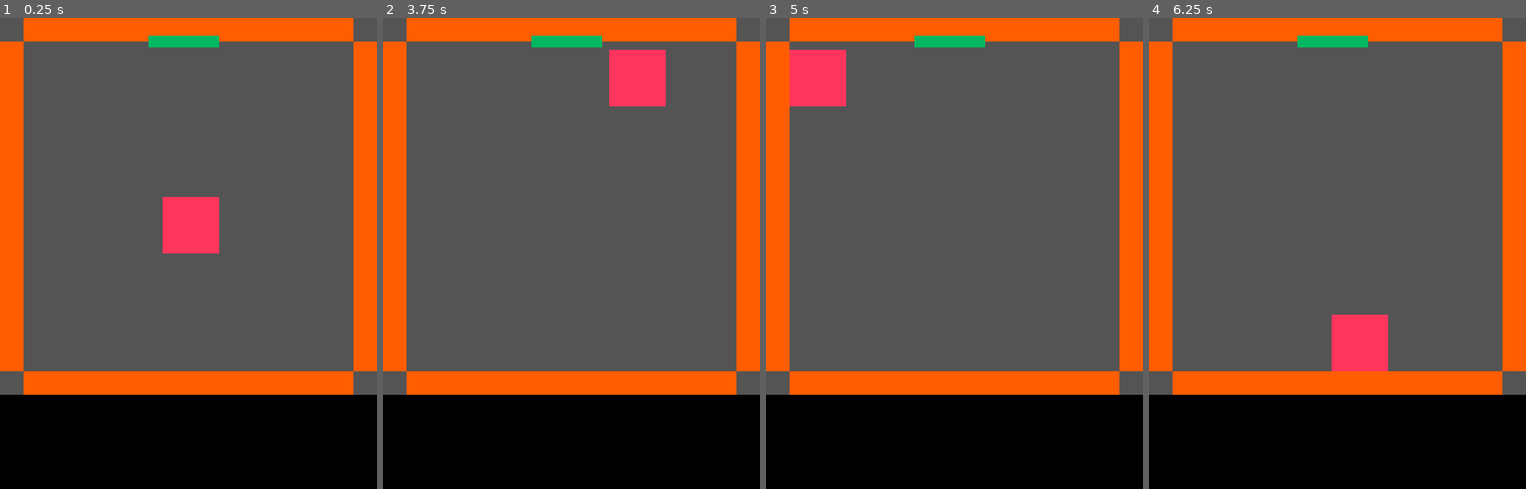
Above: before the commit, frames 1-4 (left to right).
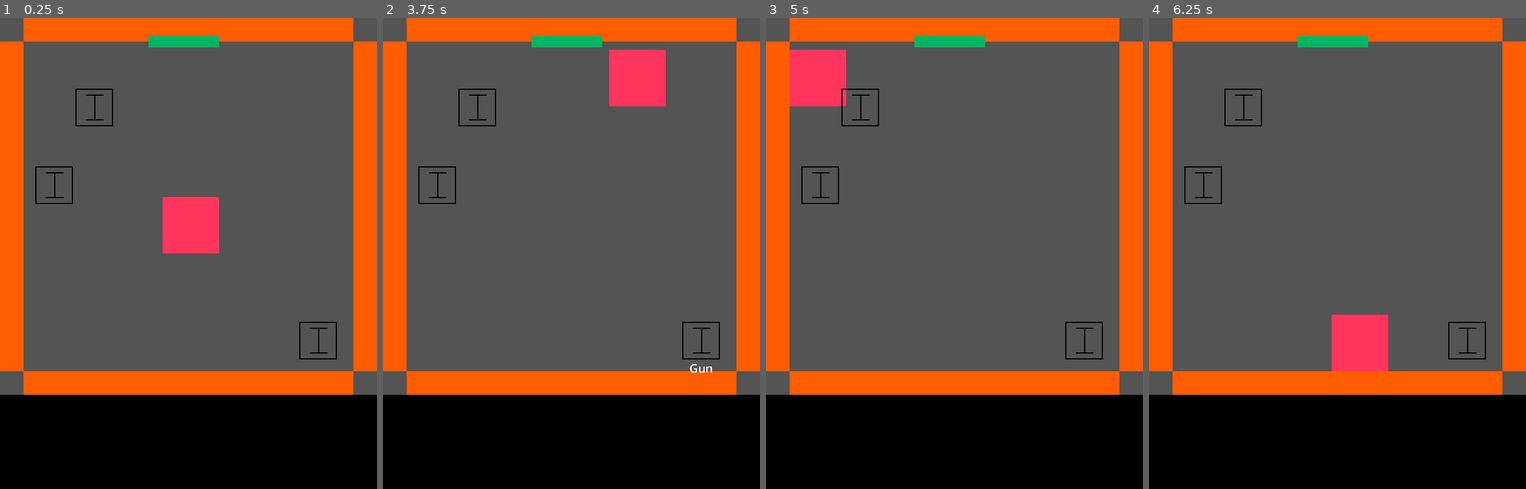
Above: after the commit, the same moments.

Repository: Kehos/ldjam54-limitedspace
Game: Godot game, scene res://scenes/Game/Game.tscn
Two runs of this game, one before a commit and one after it. Both use one fixed random seed, a clock stepped at 60 frames per second and the inputs below.
Inputs (mouse positions are in pixels of both pictures, inside the frame that each line leads up to):
- Up to frame 1 (0.25 s): no input
- Up to frame 2 (3.75 s): tap Enter at 0.5, 2 s; move the mouse to (654, 229) at 0.52 s; hold Right (ui_right) 0.53-1.28 s; tap E (interact) at 0.6, 2.1, 3.6 s; tap Space at 1.25, 2.75 s; move the mouse to (496, 277) at 1.27 s; hold Down (ui_down) 1.28-2.03 s; tap Q (observe) at 1.35, 2.85 s; move the mouse to (609, 149) at 2.02 s; hold Right (ui_right) 2.03-2.78 s; move the mouse to (552, 347) at 2.77 s; hold Up (ui_up) 2.78-3.53 s; move the mouse to (684, 324) at 3.52 s; hold Left (ui_left) from 3.53 s (still down)
- Up to frame 3 (5 s): keep holding Left (ui_left); move the mouse to (841, 182) at 4.27 s; tap Q (observe) at 4.35 s
- Up to frame 4 (6.25 s): tap Enter at 5 s; move the mouse to (1356, 253) at 5.02 s; release Left (ui_left) at 5.03 s; hold Down (ui_down) 5.03-5.78 s; tap E (interact) at 5.1 s; move the mouse to (1280, 135) at 5.77 s; hold Right (ui_right) from 5.78 s (still down); tap Q (observe) at 5.85 s

The runs differ from the first frame. In frame 1, 0.4% of the frame differs, in the area x 9-90%, y 15-73%; in frame 2, 0.4%, in the area x 9-90%, y 15-76%; in frame 3, 0.4%; in frame 4, 0.4%.

Commit message:
Removed all item scenes and created a single baseitem scene

Diff:
--- a/scenes/Game/Game.tscn
+++ b/scenes/Game/Game.tscn
@@ -1,21 +1,7 @@
-[gd_scene load_steps=23 format=3 uid="uid://cu7av6n17dgcx"]
+[gd_scene load_steps=9 format=3 uid="uid://cu7av6n17dgcx"]
 
 [ext_resource type="Script" path="res://scripts/Game/Game.gd" id="1_my73j"]
-[ext_resource type="PackedScene" uid="uid://oe57itkmms4g" path="res://scenes/Item/Item1_GoldenKey.tscn" id="2_kncs3"]
-[ext_resource type="PackedScene" uid="uid://ch5mmargutv23" path="res://scenes/Item/Item2_Gun.tscn" id="3_20myp"]
-[ext_resource type="PackedScene" uid="uid://46o3ktlk3o88" path="res://scenes/Item/Item3_Crowbar.tscn" id="4_bquge"]
-[ext_resource type="PackedScene" uid="uid://dso7veu0b3gji" path="res://scenes/Item/Item4_Lockpick.tscn" id="5_fiqdj"]
-[ext_resource type="PackedScene" uid="uid://2u5fe75wwx18" path="res://scenes/Item/Item5_Explosive.tscn" id="6_mkbm8"]
-[ext_resource type="PackedScene" uid="uid://bpqhwtsex12de" path="res://scenes/Item/Item6_Shears.tscn" id="7_vqqc1"]
-[ext_resource type="PackedScene" uid="uid://c6ahcxa5tipx" path="res://scenes/Item/Item7_Doorknob.tscn" id="8_272qj"]
-[ext_resource type="PackedScene" uid="uid://dfg8ouclm0e8y" path="res://scenes/Item/Item8_IDCard.tscn" id="9_nxff8"]
-[ext_resource type="PackedScene" uid="uid://c0sqn4tbm3lhf" path="res://scenes/Item/Item9_USB.tscn" id="10_n3fik"]
-[ext_resource type="PackedScene" uid="uid://fgdaumjkao37" path="res://scenes/Item/Item10_RobotHand.tscn" id="11_i274l"]
-[ext_resource type="PackedScene" uid="uid://b8ialwqiogp0u" path="res://scenes/Item/Item11_FileTool.tscn" id="12_umsvg"]
-[ext_resource type="PackedScene" uid="uid://ybqx5een2tog" path="res://scenes/Item/Item12_Fuel.tscn" id="13_igrci"]
-[ext_resource type="PackedScene" uid="uid://bae14k78ok6dj" path="res://scenes/Item/Item13_Fuse.tscn" id="14_xee0b"]
-[ext_resource type="PackedScene" uid="uid://d0qwlghinsqyv" path="res://scenes/Item/Item14_Battery.tscn" id="15_hc7f2"]
-[ext_resource type="PackedScene" uid="uid://cbw0vgttbv5u0" path="res://scenes/Item/Item15_Money.tscn" id="16_gs0gj"]
+[ext_resource type="PackedScene" uid="uid://dx03pkfdnfqiu" path="res://scenes/Item/BaseItem.tscn" id="2_4jxkh"]
 [ext_resource type="Texture2D" uid="uid://chvlxbofl8apy" path="res://sprites/canvas.png" id="17_xlaai"]
 [ext_resource type="PackedScene" uid="uid://c1nrbckcck5ta" path="res://scenes/Player/Player.tscn" id="18_07pcf"]
 [ext_resource type="PackedScene" uid="uid://dheilki3k0dms" path="res://scenes/Game/Door.tscn" id="19_q828k"]
@@ -27,7 +13,7 @@
 
 [node name="Game" type="Node"]
 script = ExtResource("1_my73j")
-itemScenes = Array[PackedScene]([ExtResource("2_kncs3"), ExtResource("3_20myp"), ExtResource("4_bquge"), ExtResource("5_fiqdj"), ExtResource("6_mkbm8"), ExtResource("7_vqqc1"), ExtResource("8_272qj"), ExtResource("9_nxff8"), ExtResource("10_n3fik"), ExtResource("11_i274l"), ExtResource("12_umsvg"), ExtResource("13_igrci"), ExtResource("14_xee0b"), ExtResource("15_hc7f2"), ExtResource("16_gs0gj")])
+itemScene = ExtResource("2_4jxkh")
 
 [node name="TextureRect" type="TextureRect" parent="."]
 texture_filter = 1
@@ -120,6 +106,8 @@
 [node name="SpawnPoint6" type="Node2D" parent="ItemSpawns"]
 position = Vector2(26, 132)
 
+[node name="Items" type="Node" parent="."]
+
 [node name="ClueSpawns" type="Node" parent="."]
 
 [node name="ClueSpawn1" type="Node2D" parent="ClueSpawns"]
--- a/scenes/Item/Item13_Fuse.tscn
+++ b/scenes/Item/BaseItem.tscn
@@ -1,16 +1,16 @@
-[gd_scene load_steps=4 format=3 uid="uid://bae14k78ok6dj"]
+[gd_scene load_steps=4 format=3 uid="uid://dx03pkfdnfqiu"]
 
-[ext_resource type="Texture2D" uid="uid://b01w34qy3nrx2" path="res://sprites/item_placeholder.png" id="1_650hu"]
-[ext_resource type="Script" path="res://scripts/Item/Item.gd" id="2_wldh4"]
+[ext_resource type="Texture2D" uid="uid://b01w34qy3nrx2" path="res://sprites/item_placeholder.png" id="1_it0xu"]
+[ext_resource type="Script" path="res://scripts/Item/Item.gd" id="2_ew5n8"]
 
 [sub_resource type="RectangleShape2D" id="RectangleShape2D_kbaw6"]
 size = Vector2(32, 32)
 
 [node name="Item" type="Sprite2D"]
 texture_filter = 1
-texture = ExtResource("1_650hu")
-script = ExtResource("2_wldh4")
-item_index = 12
+scale = Vector2(0.5, 0.5)
+texture = ExtResource("1_it0xu")
+script = ExtResource("2_ew5n8")
 
 [node name="Area2D" type="Area2D" parent="."]
 
@@ -29,5 +29,5 @@
 horizontal_alignment = 1
 vertical_alignment = 1
 
-[connection signal="mouse_entered" from="Area2D" to="." method="_on_area_2d_mouse_entered"]
-[connection signal="mouse_exited" from="Area2D" to="." method="_on_area_2d_mouse_exited"]
+[connection signal="mouse_entered" from="Area2D" to="." method="_on_area_2d_mouse_entered" flags=18]
+[connection signal="mouse_exited" from="Area2D" to="." method="_on_area_2d_mouse_exited" flags=18]
--- a/scenes/Item/Item10_RobotHand.tscn
+++ /dev/null
@@ -1,33 +0,0 @@
-[gd_scene load_steps=4 format=3 uid="uid://fgdaumjkao37"]
-
-[ext_resource type="Texture2D" uid="uid://b01w34qy3nrx2" path="res://sprites/item_placeholder.png" id="1_mx4nb"]
-[ext_resource type="Script" path="res://scripts/Item/Item.gd" id="2_gs0na"]
-
-[sub_resource type="RectangleShape2D" id="RectangleShape2D_kbaw6"]
-size = Vector2(32, 32)
-
-[node name="Item" type="Sprite2D"]
-texture_filter = 1
-texture = ExtResource("1_mx4nb")
-script = ExtResource("2_gs0na")
-item_index = 9
-
-[node name="Area2D" type="Area2D" parent="."]
-
-[node name="CollisionShape2D" type="CollisionShape2D" parent="Area2D"]
-shape = SubResource("RectangleShape2D_kbaw6")
-
-[node name="Label" type="Label" parent="."]
-visible = false
-offset_left = -31.0
-offset_top = 16.0
-offset_right = 94.0
-offset_bottom = 47.0
-scale = Vector2(0.5, 0.5)
-theme_override_font_sizes/font_size = 20
-text = "XXXXXXXXXX"
-horizontal_alignment = 1
-vertical_alignment = 1
-
-[connection signal="mouse_entered" from="Area2D" to="." method="_on_area_2d_mouse_entered"]
-[connection signal="mouse_exited" from="Area2D" to="." method="_on_area_2d_mouse_exited"]
--- a/scenes/Item/Item11_FileTool.tscn
+++ /dev/null
@@ -1,33 +0,0 @@
-[gd_scene load_steps=4 format=3 uid="uid://b8ialwqiogp0u"]
-
-[ext_resource type="Texture2D" uid="uid://b01w34qy3nrx2" path="res://sprites/item_placeholder.png" id="1_r64bl"]
-[ext_resource type="Script" path="res://scripts/Item/Item.gd" id="2_xjhqb"]
-
-[sub_resource type="RectangleShape2D" id="RectangleShape2D_kbaw6"]
-size = Vector2(32, 32)
-
-[node name="Item" type="Sprite2D"]
-texture_filter = 1
-texture = ExtResource("1_r64bl")
-script = ExtResource("2_xjhqb")
-item_index = 10
-
-[node name="Area2D" type="Area2D" parent="."]
-
-[node name="CollisionShape2D" type="CollisionShape2D" parent="Area2D"]
-shape = SubResource("RectangleShape2D_kbaw6")
-
-[node name="Label" type="Label" parent="."]
-visible = false
-offset_left = -31.0
-offset_top = 16.0
-offset_right = 94.0
-offset_bottom = 47.0
-scale = Vector2(0.5, 0.5)
-theme_override_font_sizes/font_size = 20
-text = "XXXXXXXXXX"
-horizontal_alignment = 1
-vertical_alignment = 1
-
-[connection signal="mouse_entered" from="Area2D" to="." method="_on_area_2d_mouse_entered"]
-[connection signal="mouse_exited" from="Area2D" to="." method="_on_area_2d_mouse_exited"]
--- a/scenes/Item/Item12_Fuel.tscn
+++ /dev/null
@@ -1,33 +0,0 @@
-[gd_scene load_steps=4 format=3 uid="uid://ybqx5een2tog"]
-
-[ext_resource type="Texture2D" uid="uid://b01w34qy3nrx2" path="res://sprites/item_placeholder.png" id="1_2t21j"]
-[ext_resource type="Script" path="res://scripts/Item/Item.gd" id="2_vuyeb"]
-
-[sub_resource type="RectangleShape2D" id="RectangleShape2D_kbaw6"]
-size = Vector2(32, 32)
-
-[node name="Item" type="Sprite2D"]
-texture_filter = 1
-texture = ExtResource("1_2t21j")
-script = ExtResource("2_vuyeb")
-item_index = 11
-
-[node name="Area2D" type="Area2D" parent="."]
-
-[node name="CollisionShape2D" type="CollisionShape2D" parent="Area2D"]
-shape = SubResource("RectangleShape2D_kbaw6")
-
-[node name="Label" type="Label" parent="."]
-visible = false
-offset_left = -31.0
-offset_top = 16.0
-offset_right = 94.0
-offset_bottom = 47.0
-scale = Vector2(0.5, 0.5)
-theme_override_font_sizes/font_size = 20
-text = "XXXXXXXXXX"
-horizontal_alignment = 1
-vertical_alignment = 1
-
-[connection signal="mouse_entered" from="Area2D" to="." method="_on_area_2d_mouse_entered"]
-[connection signal="mouse_exited" from="Area2D" to="." method="_on_area_2d_mouse_exited"]
--- a/scenes/Item/Item14_Battery.tscn
+++ /dev/null
@@ -1,33 +0,0 @@
-[gd_scene load_steps=4 format=3 uid="uid://d0qwlghinsqyv"]
-
-[ext_resource type="Texture2D" uid="uid://b01w34qy3nrx2" path="res://sprites/item_placeholder.png" id="1_nbexe"]
-[ext_resource type="Script" path="res://scripts/Item/Item.gd" id="2_d0mn3"]
-
-[sub_resource type="RectangleShape2D" id="RectangleShape2D_kbaw6"]
-size = Vector2(32, 32)
-
-[node name="Item" type="Sprite2D"]
-texture_filter = 1
-texture = ExtResource("1_nbexe")
-script = ExtResource("2_d0mn3")
-item_index = 13
-
-[node name="Area2D" type="Area2D" parent="."]
-
-[node name="CollisionShape2D" type="CollisionShape2D" parent="Area2D"]
-shape = SubResource("RectangleShape2D_kbaw6")
-
-[node name="Label" type="Label" parent="."]
-visible = false
-offset_left = -31.0
-offset_top = 16.0
-offset_right = 94.0
-offset_bottom = 47.0
-scale = Vector2(0.5, 0.5)
-theme_override_font_sizes/font_size = 20
-text = "XXXXXXXXXX"
-horizontal_alignment = 1
-vertical_alignment = 1
-
-[connection signal="mouse_entered" from="Area2D" to="." method="_on_area_2d_mouse_entered"]
-[connection signal="mouse_exited" from="Area2D" to="." method="_on_area_2d_mouse_exited"]
--- a/scenes/Item/Item15_Money.tscn
+++ /dev/null
@@ -1,33 +0,0 @@
-[gd_scene load_steps=4 format=3 uid="uid://cbw0vgttbv5u0"]
-
-[ext_resource type="Texture2D" uid="uid://b01w34qy3nrx2" path="res://sprites/item_placeholder.png" id="1_yaqh7"]
-[ext_resource type="Script" path="res://scripts/Item/Item.gd" id="2_t733s"]
-
-[sub_resource type="RectangleShape2D" id="RectangleShape2D_kbaw6"]
-size = Vector2(32, 32)
-
-[node name="Item" type="Sprite2D"]
-texture_filter = 1
-texture = ExtResource("1_yaqh7")
-script = ExtResource("2_t733s")
-item_index = 14
-
-[node name="Area2D" type="Area2D" parent="."]
-
-[node name="CollisionShape2D" type="CollisionShape2D" parent="Area2D"]
-shape = SubResource("RectangleShape2D_kbaw6")
-
-[node name="Label" type="Label" parent="."]
-visible = false
-offset_left = -31.0
-offset_top = 16.0
-offset_right = 94.0
-offset_bottom = 47.0
-scale = Vector2(0.5, 0.5)
-theme_override_font_sizes/font_size = 20
-text = "XXXXXXXXXX"
-horizontal_alignment = 1
-vertical_alignment = 1
-
-[connection signal="mouse_entered" from="Area2D" to="." method="_on_area_2d_mouse_entered"]
-[connection signal="mouse_exited" from="Area2D" to="." method="_on_area_2d_mouse_exited"]
--- a/scenes/Item/Item1_GoldenKey.tscn
+++ /dev/null
@@ -1,32 +0,0 @@
-[gd_scene load_steps=4 format=3 uid="uid://oe57itkmms4g"]
-
-[ext_resource type="Texture2D" uid="uid://b01w34qy3nrx2" path="res://sprites/item_placeholder.png" id="1_eqnqu"]
-[ext_resource type="Script" path="res://scripts/Item/Item.gd" id="2_0knvi"]
-
-[sub_resource type="RectangleShape2D" id="RectangleShape2D_kbaw6"]
-size = Vector2(32, 32)
-
-[node name="Item" type="Sprite2D"]
-texture_filter = 1
-texture = ExtResource("1_eqnqu")
-script = ExtResource("2_0knvi")
-
-[node name="Area2D" type="Area2D" parent="."]
-
-[node name="CollisionShape2D" type="CollisionShape2D" parent="Area2D"]
-shape = SubResource("RectangleShape2D_kbaw6")
-
-[node name="Label" type="Label" parent="."]
-visible = false
-offset_left = -31.0
-offset_top = 16.0
-offset_right = 94.0
-offset_bottom = 47.0
-scale = Vector2(0.5, 0.5)
-theme_override_font_sizes/font_size = 20
-text = "XXXXXXXXXX"
-horizontal_alignment = 1
-vertical_alignment = 1
-
-[connection signal="mouse_entered" from="Area2D" to="." method="_on_area_2d_mouse_entered"]
-[connection signal="mouse_exited" from="Area2D" to="." method="_on_area_2d_mouse_exited"]
--- a/scenes/Item/Item2_Gun.tscn
+++ /dev/null
@@ -1,33 +0,0 @@
-[gd_scene load_steps=4 format=3 uid="uid://ch5mmargutv23"]
-
-[ext_resource type="Texture2D" uid="uid://b01w34qy3nrx2" path="res://sprites/item_placeholder.png" id="1_hgy08"]
-[ext_resource type="Script" path="res://scripts/Item/Item.gd" id="2_6p7yh"]
-
-[sub_resource type="RectangleShape2D" id="RectangleShape2D_kbaw6"]
-size = Vector2(32, 32)
-
-[node name="Item" type="Sprite2D"]
-texture_filter = 1
-texture = ExtResource("1_hgy08")
-script = ExtResource("2_6p7yh")
-item_index = 1
-
-[node name="Area2D" type="Area2D" parent="."]
-
-[node name="CollisionShape2D" type="CollisionShape2D" parent="Area2D"]
-shape = SubResource("RectangleShape2D_kbaw6")
-
-[node name="Label" type="Label" parent="."]
-visible = false
-offset_left = -31.0
-offset_top = 16.0
-offset_right = 94.0
-offset_bottom = 47.0
-scale = Vector2(0.5, 0.5)
-theme_override_font_sizes/font_size = 20
-text = "XXXXXXXXXX"
-horizontal_alignment = 1
-vertical_alignment = 1
-
-[connection signal="mouse_entered" from="Area2D" to="." method="_on_area_2d_mouse_entered"]
-[connection signal="mouse_exited" from="Area2D" to="." method="_on_area_2d_mouse_exited"]
--- a/scenes/Item/Item3_Crowbar.tscn
+++ /dev/null
@@ -1,33 +0,0 @@
-[gd_scene load_steps=4 format=3 uid="uid://46o3ktlk3o88"]
-
-[ext_resource type="Texture2D" uid="uid://b01w34qy3nrx2" path="res://sprites/item_placeholder.png" id="1_kq3u6"]
-[ext_resource type="Script" path="res://scripts/Item/Item.gd" id="2_mx5ri"]
-
-[sub_resource type="RectangleShape2D" id="RectangleShape2D_kbaw6"]
-size = Vector2(32, 32)
-
-[node name="Item" type="Sprite2D"]
-texture_filter = 1
-texture = ExtResource("1_kq3u6")
-script = ExtResource("2_mx5ri")
-item_index = 2
-
-[node name="Area2D" type="Area2D" parent="."]
-
-[node name="CollisionShape2D" type="CollisionShape2D" parent="Area2D"]
-shape = SubResource("RectangleShape2D_kbaw6")
-
-[node name="Label" type="Label" parent="."]
-visible = false
-offset_left = -31.0
-offset_top = 16.0
-offset_right = 94.0
-offset_bottom = 47.0
-scale = Vector2(0.5, 0.5)
-theme_override_font_sizes/font_size = 20
-text = "XXXXXXXXXX"
-horizontal_alignment = 1
-vertical_alignment = 1
-
-[connection signal="mouse_entered" from="Area2D" to="." method="_on_area_2d_mouse_entered"]
-[connection signal="mouse_exited" from="Area2D" to="." method="_on_area_2d_mouse_exited"]
--- a/scenes/Item/Item4_Lockpick.tscn
+++ /dev/null
@@ -1,33 +0,0 @@
-[gd_scene load_steps=4 format=3 uid="uid://dso7veu0b3gji"]
-
-[ext_resource type="Texture2D" uid="uid://b01w34qy3nrx2" path="res://sprites/item_placeholder.png" id="1_katka"]
-[ext_resource type="Script" path="res://scripts/Item/Item.gd" id="2_cq2uy"]
-
-[sub_resource type="RectangleShape2D" id="RectangleShape2D_kbaw6"]
-size = Vector2(32, 32)
-
-[node name="Item" type="Sprite2D"]
-texture_filter = 1
-texture = ExtResource("1_katka")
-script = ExtResource("2_cq2uy")
-item_index = 3
-
-[node name="Area2D" type="Area2D" parent="."]
-
-[node name="CollisionShape2D" type="CollisionShape2D" parent="Area2D"]
-shape = SubResource("RectangleShape2D_kbaw6")
-
-[node name="Label" type="Label" parent="."]
-visible = false
-offset_left = -31.0
-offset_top = 16.0
-offset_right = 94.0
-offset_bottom = 47.0
-scale = Vector2(0.5, 0.5)
-theme_override_font_sizes/font_size = 20
-text = "XXXXXXXXXX"
-horizontal_alignment = 1
-vertical_alignment = 1
-
-[connection signal="mouse_entered" from="Area2D" to="." method="_on_area_2d_mouse_entered"]
-[connection signal="mouse_exited" from="Area2D" to="." method="_on_area_2d_mouse_exited"]
--- a/scenes/Item/Item5_Explosive.tscn
+++ /dev/null
@@ -1,33 +0,0 @@
-[gd_scene load_steps=4 format=3 uid="uid://2u5fe75wwx18"]
-
-[ext_resource type="Texture2D" uid="uid://b01w34qy3nrx2" path="res://sprites/item_placeholder.png" id="1_rxtwd"]
-[ext_resource type="Script" path="res://scripts/Item/Item.gd" id="2_x0wqc"]
-
-[sub_resource type="RectangleShape2D" id="RectangleShape2D_kbaw6"]
-size = Vector2(32, 32)
-
-[node name="Item" type="Sprite2D"]
-texture_filter = 1
-texture = ExtResource("1_rxtwd")
-script = ExtResource("2_x0wqc")
-item_index = 4
-
-[node name="Area2D" type="Area2D" parent="."]
-
-[node name="CollisionShape2D" type="CollisionShape2D" parent="Area2D"]
-shape = SubResource("RectangleShape2D_kbaw6")
-
-[node name="Label" type="Label" parent="."]
-visible = false
-offset_left = -31.0
-offset_top = 16.0
-offset_right = 94.0
-offset_bottom = 47.0
-scale = Vector2(0.5, 0.5)
-theme_override_font_sizes/font_size = 20
-text = "XXXXXXXXXX"
-horizontal_alignment = 1
-vertical_alignment = 1
-
-[connection signal="mouse_entered" from="Area2D" to="." method="_on_area_2d_mouse_entered"]
-[connection signal="mouse_exited" from="Area2D" to="." method="_on_area_2d_mouse_exited"]
--- a/scenes/Item/Item6_Shears.tscn
+++ /dev/null
@@ -1,33 +0,0 @@
-[gd_scene load_steps=4 format=3 uid="uid://bpqhwtsex12de"]
-
-[ext_resource type="Texture2D" uid="uid://b01w34qy3nrx2" path="res://sprites/item_placeholder.png" id="1_hf87i"]
-[ext_resource type="Script" path="res://scripts/Item/Item.gd" id="2_hcsvn"]
-
-[sub_resource type="RectangleShape2D" id="RectangleShape2D_kbaw6"]
-size = Vector2(32, 32)
-
-[node name="Item" type="Sprite2D"]
-texture_filter = 1
-texture = ExtResource("1_hf87i")
-script = ExtResource("2_hcsvn")
-item_index = 5
-
-[node name="Area2D" type="Area2D" parent="."]
-
-[node name="CollisionShape2D" type="CollisionShape2D" parent="Area2D"]
-shape = SubResource("RectangleShape2D_kbaw6")
-
-[node name="Label" type="Label" parent="."]
-visible = false
-offset_left = -31.0
-offset_top = 16.0
-offset_right = 94.0
-offset_bottom = 47.0
-scale = Vector2(0.5, 0.5)
-theme_override_font_sizes/font_size = 20
-text = "XXXXXXXXXX"
-horizontal_alignment = 1
-vertical_alignment = 1
-
-[connection signal="mouse_entered" from="Area2D" to="." method="_on_area_2d_mouse_entered"]
-[connection signal="mouse_exited" from="Area2D" to="." method="_on_area_2d_mouse_exited"]
--- a/scenes/Item/Item7_Doorknob.tscn
+++ /dev/null
@@ -1,33 +0,0 @@
-[gd_scene load_steps=4 format=3 uid="uid://c6ahcxa5tipx"]
-
-[ext_resource type="Texture2D" uid="uid://b01w34qy3nrx2" path="res://sprites/item_placeholder.png" id="1_yem5s"]
-[ext_resource type="Script" path="res://scripts/Item/Item.gd" id="2_ncmta"]
-
-[sub_resource type="RectangleShape2D" id="RectangleShape2D_kbaw6"]
-size = Vector2(32, 32)
-
-[node name="Item" type="Sprite2D"]
-texture_filter = 1
-texture = ExtResource("1_yem5s")
-script = ExtResource("2_ncmta")
-item_index = 6
-
-[node name="Area2D" type="Area2D" parent="."]
-
-[node name="CollisionShape2D" type="CollisionShape2D" parent="Area2D"]
-shape = SubResource("RectangleShape2D_kbaw6")
-
-[node name="Label" type="Label" parent="."]
-visible = false
-offset_left = -31.0
-offset_top = 16.0
-offset_right = 94.0
-offset_bottom = 47.0
-scale = Vector2(0.5, 0.5)
-theme_override_font_sizes/font_size = 20
-text = "XXXXXXXXXX"
-horizontal_alignment = 1
-vertical_alignment = 1
-
-[connection signal="mouse_entered" from="Area2D" to="." method="_on_area_2d_mouse_entered"]
-[connection signal="mouse_exited" from="Area2D" to="." method="_on_area_2d_mouse_exited"]
--- a/scenes/Item/Item8_IDCard.tscn
+++ /dev/null
@@ -1,33 +0,0 @@
-[gd_scene load_steps=4 format=3 uid="uid://dfg8ouclm0e8y"]
-
-[ext_resource type="Texture2D" uid="uid://b01w34qy3nrx2" path="res://sprites/item_placeholder.png" id="1_24n13"]
-[ext_resource type="Script" path="res://scripts/Item/Item.gd" id="2_evbqt"]
-
-[sub_resource type="RectangleShape2D" id="RectangleShape2D_kbaw6"]
-size = Vector2(32, 32)
-
-[node name="Item" type="Sprite2D"]
-texture_filter = 1
-texture = ExtResource("1_24n13")
-script = ExtResource("2_evbqt")
-item_index = 7
-
-[node name="Area2D" type="Area2D" parent="."]
-
-[node name="CollisionShape2D" type="CollisionShape2D" parent="Area2D"]
-shape = SubResource("RectangleShape2D_kbaw6")
-
-[node name="Label" type="Label" parent="."]
-visible = false
-offset_left = -31.0
-offset_top = 16.0
-offset_right = 94.0
-offset_bottom = 47.0
-scale = Vector2(0.5, 0.5)
-theme_override_font_sizes/font_size = 20
-text = "XXXXXXXXXX"
-horizontal_alignment = 1
-vertical_alignment = 1
-
-[connection signal="mouse_entered" from="Area2D" to="." method="_on_area_2d_mouse_entered"]
-[connection signal="mouse_exited" from="Area2D" to="." method="_on_area_2d_mouse_exited"]
--- a/scenes/Item/Item9_USB.tscn
+++ /dev/null
@@ -1,33 +0,0 @@
-[gd_scene load_steps=4 format=3 uid="uid://c0sqn4tbm3lhf"]
-
-[ext_resource type="Texture2D" uid="uid://b01w34qy3nrx2" path="res://sprites/item_placeholder.png" id="1_cp5b6"]
-[ext_resource type="Script" path="res://scripts/Item/Item.gd" id="2_i3b47"]
-
-[sub_resource type="RectangleShape2D" id="RectangleShape2D_kbaw6"]
-size = Vector2(32, 32)
-
-[node name="Item" type="Sprite2D"]
-texture_filter = 1
-texture = ExtResource("1_cp5b6")
-script = ExtResource("2_i3b47")
-item_index = 8
-
-[node name="Area2D" type="Area2D" parent="."]
-
-[node name="CollisionShape2D" type="CollisionShape2D" parent="Area2D"]
-shape = SubResource("RectangleShape2D_kbaw6")
-
-[node name="Label" type="Label" parent="."]
-visible = false
-offset_left = -31.0
-offset_top = 16.0
-offset_right = 94.0
-offset_bottom = 47.0
-scale = Vector2(0.5, 0.5)
-theme_override_font_sizes/font_size = 20
-text = "XXXXXXXXXX"
-horizontal_alignment = 1
-vertical_alignment = 1
-
-[connection signal="mouse_entered" from="Area2D" to="." method="_on_area_2d_mouse_entered"]
-[connection signal="mouse_exited" from="Area2D" to="." method="_on_area_2d_mouse_exited"]
--- a/scripts/Game/Game.gd
+++ b/scripts/Game/Game.gd
@@ -1,6 +1,6 @@
 extends Node
 
-@export var itemScenes: Array[PackedScene]
+@export var itemScene: PackedScene
 
 @onready var doorActions: RichTextLabel = $TextsContainer/MarginContainer/DoorActionsText
 @onready var textContent: RichTextLabel = $TextsContainer/MarginContainer/CurrentActionText
@@ -22,6 +22,13 @@
 var doorInteractable = false
 var continueText = "Press (E) to continue"
 
+# Items propeties
+@onready var itemSpawns = $ItemSpawns.get_children()
+var spawnPointStatus = []
+@onready var itemsContainer: Node = $Items
+
+var rng = RandomNumberGenerator.new()
+
 func _ready():
 	get_dungeon_properties()
 	set_current_room_properties()
@@ -37,10 +44,36 @@
 	$"/root/GameBuilder".build_game_rooms()
 	roomDoors = $"/root/GameBuilder".get_rooms()
 	roomItems = $"/root/GameBuilder".get_room_items()
+	for i in itemSpawns:
+		spawnPointStatus.append(false)
 
 func set_current_room_properties():
 	currentRoomID = roomDoors[currentRoom]
 	currentRoomItems = roomItems[currentRoom]
+	spawn_items()
+
+func spawn_items():
+	# Clean spawn points
+	for i in range(0, spawnPointStatus.size()):
+		spawnPointStatus[i] = false
+
+	# Delete all remaining items
+	for item in itemsContainer.get_children():
+		itemsContainer.remove_child(item)
+		item.queue_free()
+
+	# Spawn current room items
+	for i in currentRoomItems:
+		var item = itemScene.instantiate()
+		item.item_index = i
+		itemsContainer.add_child(item)
+
+		# Assign items to random spawn points
+		var randomSpawnPoint = rng.randi_range(0, itemSpawns.size() - 1)
+		while spawnPointStatus[randomSpawnPoint]:
+			randomSpawnPoint = rng.randi_range(0, itemSpawns.size() - 1)
+		spawnPointStatus[randomSpawnPoint] = true
+		item.position = Vector2(itemSpawns[randomSpawnPoint].position)
 
 func discard_item():
 	itemInHand = ""
--- a/scripts/Item/Item.gd
+++ b/scripts/Item/Item.gd
@@ -4,9 +4,11 @@
 
 @export var item_index: int
 
+var itemName = ""
 var itemDescription = ""
 
 func _ready():
+	itemName = Constants.ITEM_NAMES[item_index]
 	itemDescription = Constants.ITEM_DESCRIPTION[item_index]
 	$Label.text = Constants.ITEM_NAMES[item_index]
 
